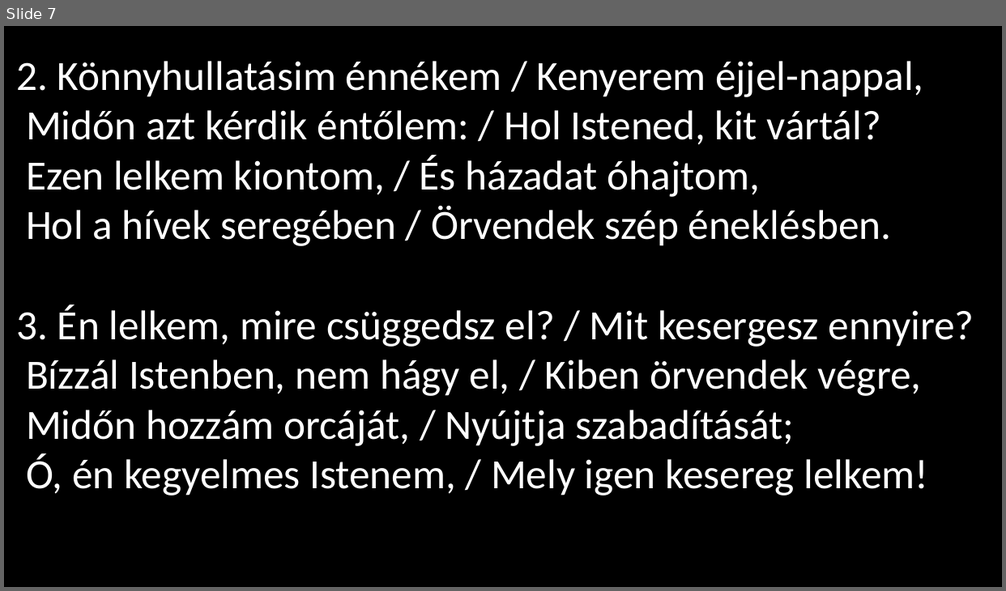
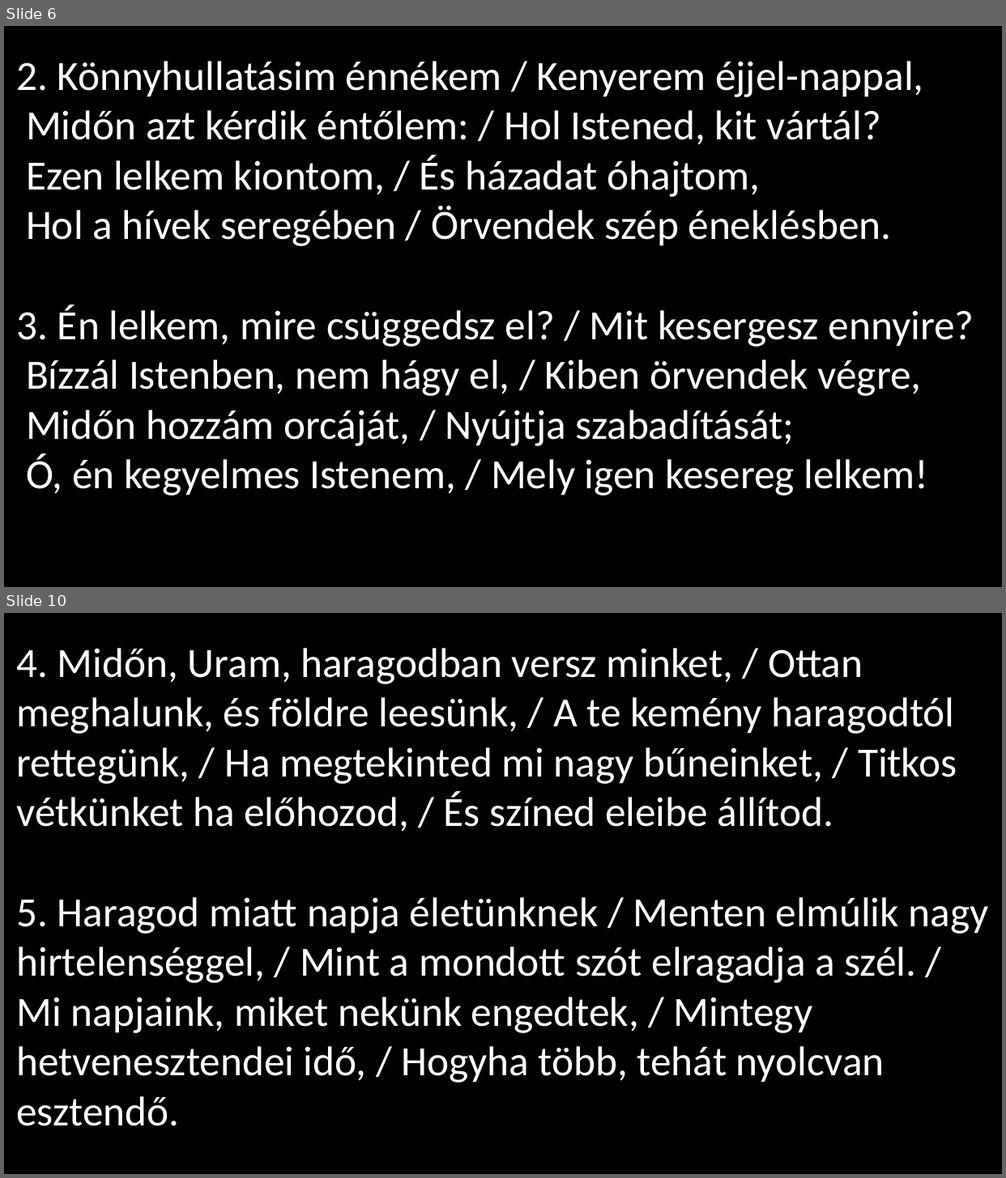
Before and after one commit to Neutron17/refppt, a slide deck: test.pptx. Shown one above the other, each under a label of ours: slide 7 before the commit, slides 6 and 10 after it; the slides between them are not shown. The pictures are 1006x591 and 1006x1178 pixels, drawn with LibreOffice and Linux fonts; fonts in the diff are those of the drawing. Boxes give left, top, right and bottom in pixels: in the first picture for what was removed or moved away, otherwise in the second. Text is boxed around its words. In the diff, an @@ line names an element or a change of style, - is before the commit and + after.

```diff
--- a/test.pptx
+++ b/test.pptx
@@ slide 10 added at (x1=4, y1=613, x2=1002, y2=1174), background #000000 @@
@@ text added at (x1=16, y1=648, x2=989, y2=1127), 40 pt, text #FFFFFF @@
+4. Midőn, Uram, haragodban versz minket, / Ottan meghalunk, és földre leesünk, / A te kemény haragodtól rettegünk, / Ha megtekinted mi nagy bűneinket, / Titkos vétkünket ha előhozod, / És színed eleibe állítod.
+5. Haragod miatt napja életünknek / Menten elmúlik nagy hirtelenséggel, / Mint a mondott szót elragadja a szél. / Mi napjaink, miket nekünk engedtek, / Mintegy hetvenesztendei idő, / Hogyha több, tehát nyolcvan esztendő.
@@ what was slide 7 is now slide 6 @@
```
Also in this commit, not shown: 3 slides changed, 5 other slides added, 6 slides removed, 6 other files.
